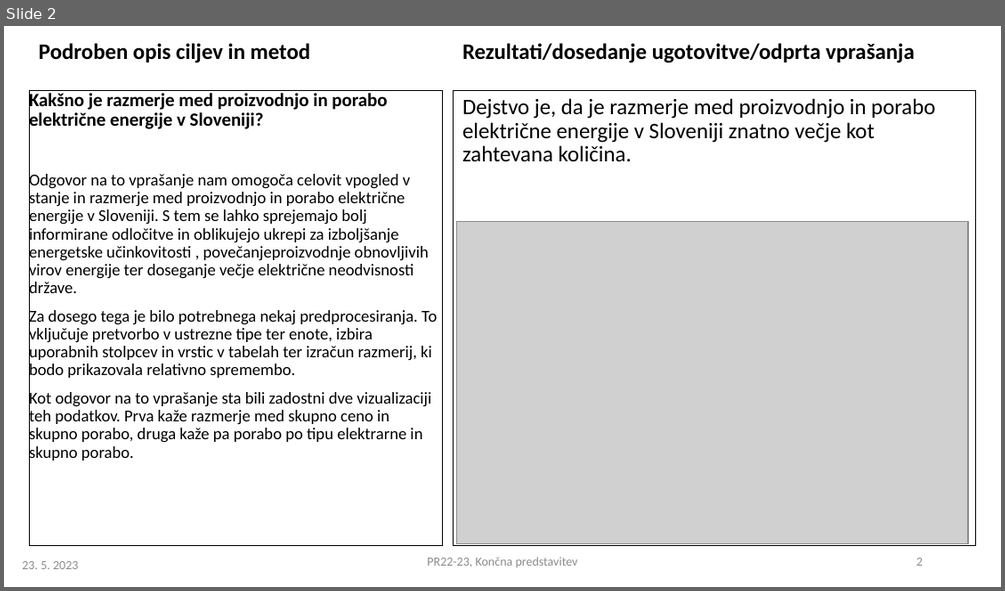
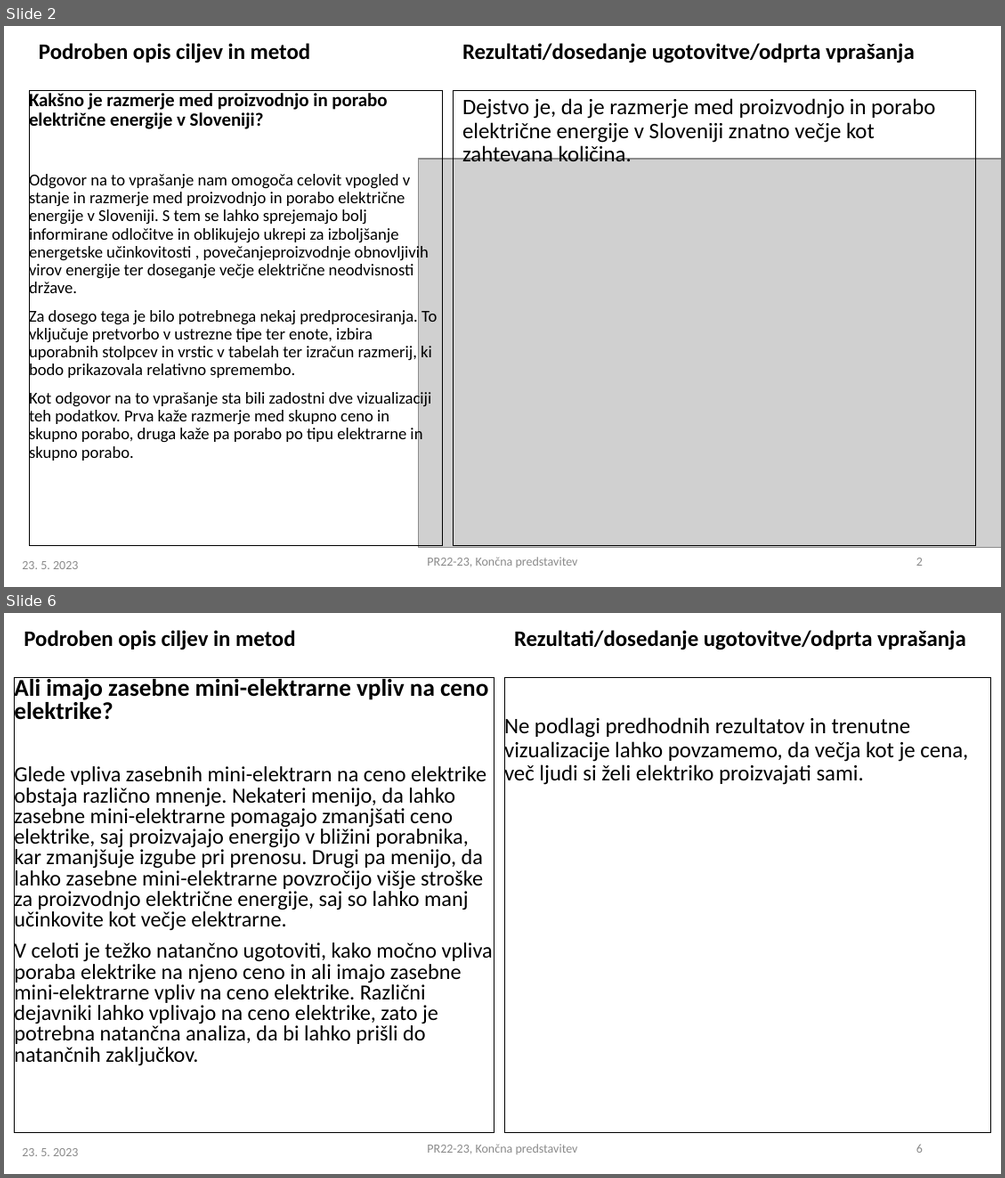
Before and after one commit to MisterMustache/PR22TLTS, a slide deck: PR2022-23_koncna_14a.pptx. Shown one above the other, each under a label of ours: slide 2 before the commit, slides 2 and 6 after it; the slides between them are not shown. The pictures are 1005x591 and 1005x1178 pixels, drawn with LibreOffice and Linux fonts; fonts in the diff are those of the drawing; grey boxes stand for pictures. Boxes give left, top, right and bottom in pixels: in the first picture for what was removed or moved away, otherwise in the second. Text is boxed around its words. In the diff, an @@ line names an element or a change of style, - is before the commit and + after.

Commit message:
Končna predstavitev

```diff
--- a/PR2022-23_koncna_14a.pptx
+++ b/PR2022-23_koncna_14a.pptx
@@ slide 6 added at box(4, 613, 1001, 1174), background #FFFFFF @@
@@ text added at box(24, 630, 296, 650), 16 pt, text #000000, bold @@
+Podroben opis ciljev in metod
@@ text added at box(514, 630, 966, 650), 16 pt, text #000000, bold @@
+Rezultati/dosedanje ugotovitve/odprta vprašanja
@@ text added at box(14, 677, 494, 1133), outline #000000 0 pt, 15.6 pt, text #000000 @@
+Ali imajo zasebne mini-elektrarne vpliv na ceno elektrike?
+Glede vpliva zasebnih mini-elektrarn na ceno elektrike obstaja različno mnenje. Nekateri menijo, da lahko zasebne mini-elektrarne pomagajo zmanjšati ceno elektrike, saj proizvajajo energijo v bližini porabnika, kar zmanjšuje izgube pri prenosu. Drugi pa menijo, da lahko zasebne mini-elektrarne povzročijo višje stroške za proizvodnjo električne energije, saj so lahko manj učinkovite kot večje elektrarne.
+V celoti je težko natančno ugotoviti, kako močno vpliva poraba elektrike na njeno ceno in ali imajo zasebne mini-elektrarne vpliv na ceno elektrike. Različni dejavniki lahko vplivajo na ceno elektrike, zato je potrebna natančna analiza, da bi lahko prišli do natančnih zaključkov.
@@ text added at box(504, 677, 991, 1133), outline #000000 0 pt, 16 pt, text #000000 @@
+Ne podlagi predhodnih rezultatov in trenutne vizualizacije lahko povzamemo, da večja kot je cena, več ljudi si želi elektriko proizvajati sami.
@@ text added at box(427, 1143, 578, 1154), 9 pt, text #8B8B8B @@
+PR22-23, Končna predstavitev
@@ page number added at box(916, 1143, 922, 1152), 9 pt, text #8B8B8B @@
+6
@@ text added at box(22, 1148, 78, 1156), 9 pt, text #8B8B8B @@
+23. 5. 2023
@@ slide 2 changed as well @@
@@ text "Kakšno je razmerje med proizvodnjo ..." at box(29, 90, 443, 546): indent changed @@
@@ picture: place and size @@
-picture at box(456, 222, 968, 543)
+picture at box(418, 159, 1001, 548)
```
Also in this commit, not shown: 5 other slides changed, 2 other slides added.
